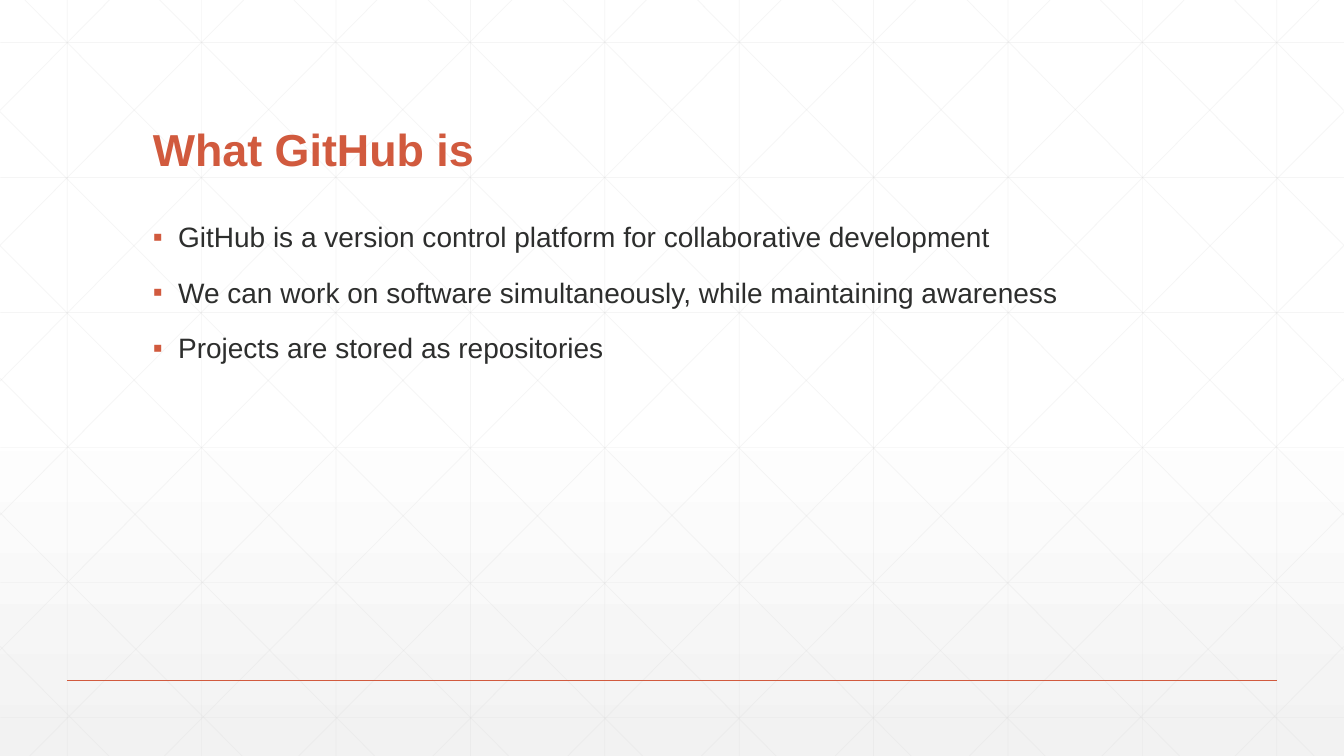
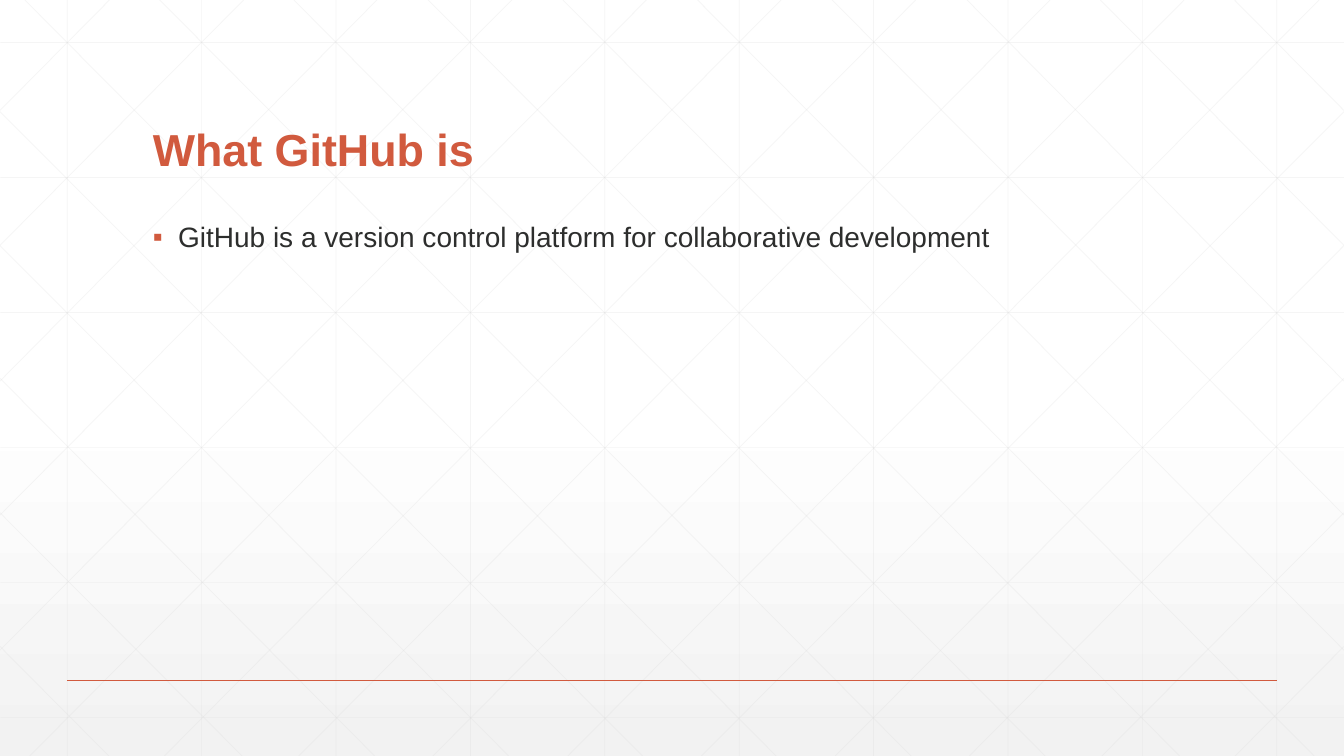
Before and after one commit to StevenRunck/GitHub-Pres, a slide deck: slide 3 of Github.pptx. Drawn at 1344x756 pixels with LibreOffice and Linux fonts; fonts in the diff are those of the drawing. Boxes give left, top, right and bottom in pixels: in the first picture for what was removed or moved away, otherwise in the second. Text is boxed around its words. In the diff, an @@ line names an element or a change of style, - is before the commit and + after.

```diff
--- a/Github.pptx
+++ b/Github.pptx
@@ text at <box>178,282,1057,363</box>: paragraphs removed @@
-▪ We can work on software simultaneously, while maintaining awareness
-▪ Projects are stored as repositories
```
Also in this commit, not shown: 1 slide added.
